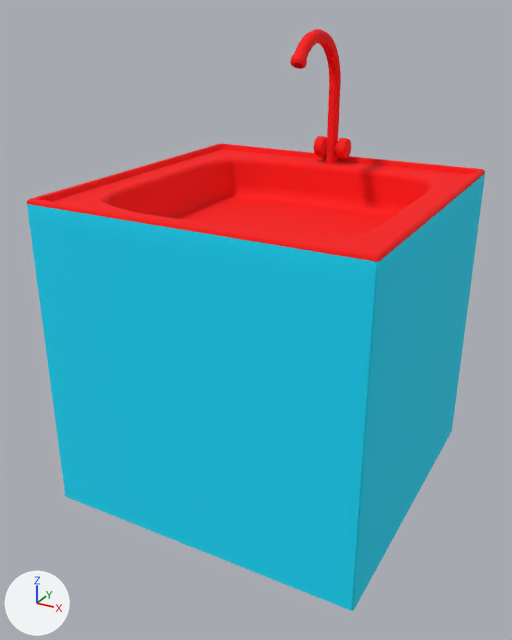
The FBX model Assets/02_ASSETS/Models/Sink_Model.FBX: old version first, new version second.
Camera for both pictures: a camera (50 mm lens) standing at (0.994, -1.933, 1.511) and looking at (-0.024, -0.082, 0.586). Every picture has the same lights, and +X, +Y and +Z are marked at lower left. Where no turn or scale is listed for an object, it has been applied to the vertices.

The older version as bpy lines, for what is in view:
```python
me_mesh = bpy.data.meshes.new('Mesh')
me_mesh.from_pydata(...)  # 1013 vertices, 1004 faces; spans x -0.522..0.522, y -0.522..0.522, z -0.002..1.451
# faces by material slot: [940, 64]
me_mesh.materials.append(mat_sinkmetal_material)  # red #fc0000
me_mesh.materials.append(mat_sinkwood_material)  # cyan #00deff
ob_sink_model = bpy.data.objects.new('Sink_Model', me_mesh)
ob_sink_model.location = (0.0, 0.0, 0.0)
```
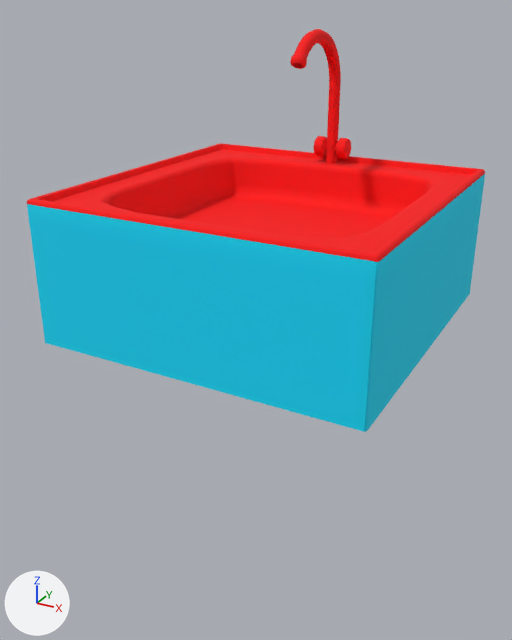
The newer file is also rescaled (x0.956), turned or shifted as a whole; pictures and numbers use the older file's frame.

Boxes [x1, y1, x2, y2] around the edits, measured in the pictures (512 x 640 px; the box of a moved part takes in the faces that stretch with it):
'Sink_Model', reshaped (31% shorter)
    before: [27, 29, 485, 611]
    after: [27, 29, 485, 432]
part 1 of me_mesh, moved or reshaped
    before: [45, 292, 470, 611]
    after: [45, 292, 470, 432]

Edits to the bpy script that builds the scene:
```text
Change me_mesh:
    where me_mesh.from_pydata(...)  # 1013 vertices, 1004 faces; spans x -0.522..0.522, y -0.522..0.522, z -0.002..1.451
    used by ob_sink_model
    me_mesh part 1: all 32 vertices in x -0.522..0.522, y -0.522..0.522, z -0.002 are moved by (0.0, 0.0, 0.576)
```
